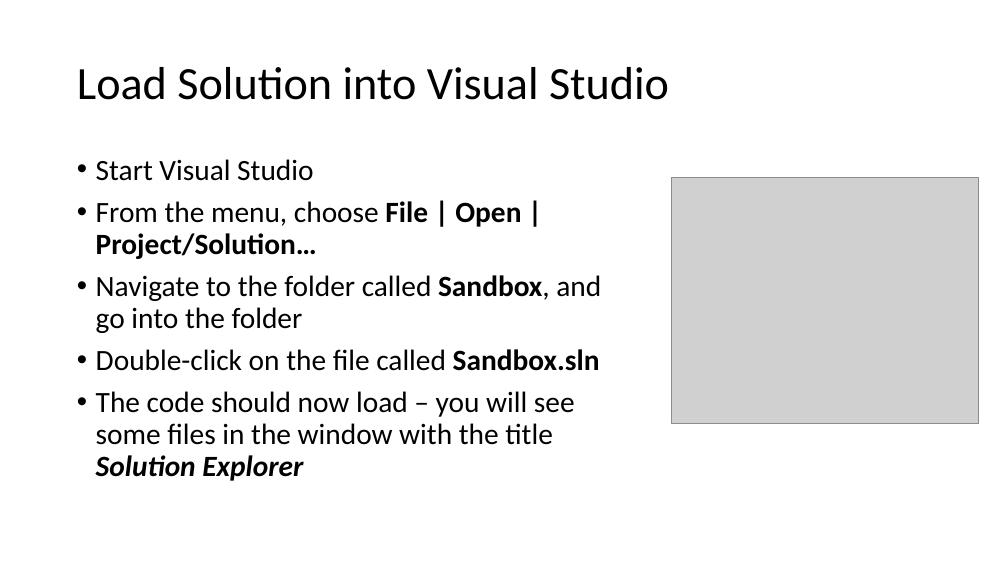
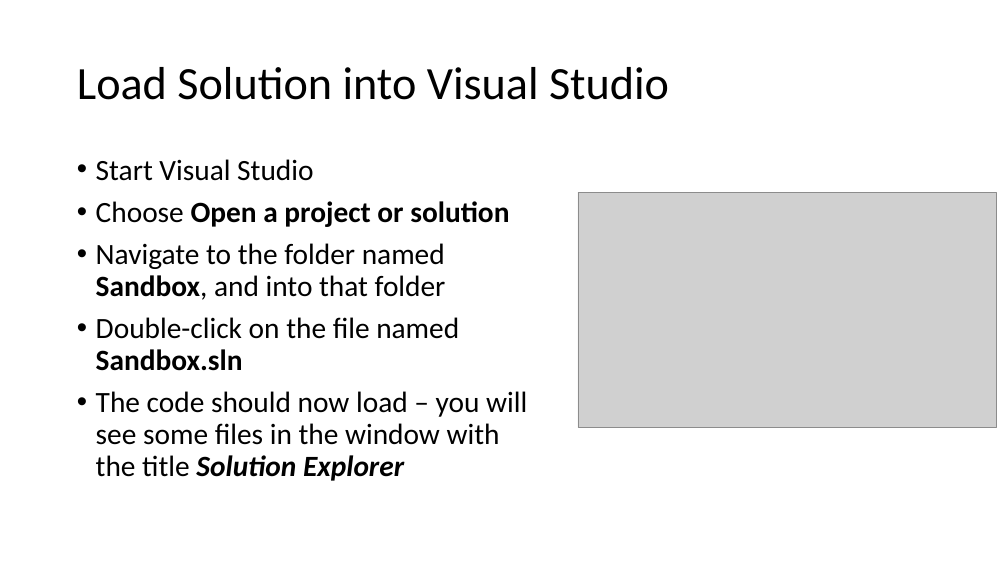
Before and after one commit to perslaursen/OOProg22, a slide deck: slide 2 of Chap/Start/Presentations/CodeOrganisation.pptx. Drawn at 1008x567 pixels with LibreOffice and Linux fonts; fonts in the diff are those of the drawing; grey boxes stand for pictures. Boxes give left, top, right and bottom in pixels: in the first picture for what was removed or moved away, otherwise in the second. Text is boxed around its words. In the diff, an @@ line names an element or a change of style, - is before the commit and + after.

```diff
--- a/Chap/Start/Presentations/CodeOrganisation.pptx
+++ b/Chap/Start/Presentations/CodeOrganisation.pptx
@@ text at bbox=[96, 201, 509, 371]: text changed @@
-• From the menu, choose File | Open | Project/Solution…
-• Navigate to the folder called Sandbox, and go into the folder
-• Double-click on the file called Sandbox.sln
+• Choose Open a project or solution
+• Navigate to the folder named Sandbox, and into that folder
+• Double-click on the file named Sandbox.sln
@@ picture: place and size @@
-picture at bbox=[671, 177, 979, 423]
+picture at bbox=[578, 192, 997, 428]
```
Also in this commit, not shown: 4 other slides changed, 1 slide removed, 37 other files.
